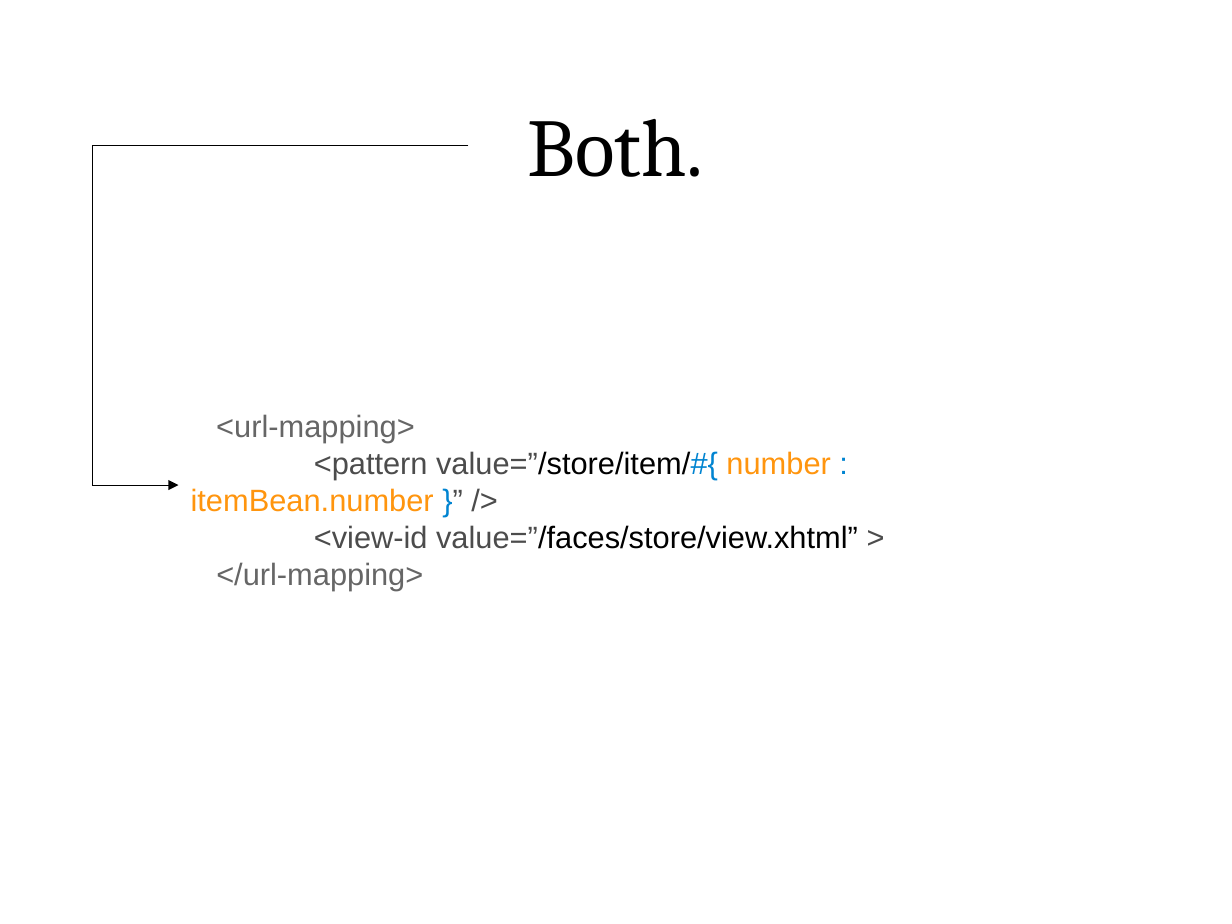
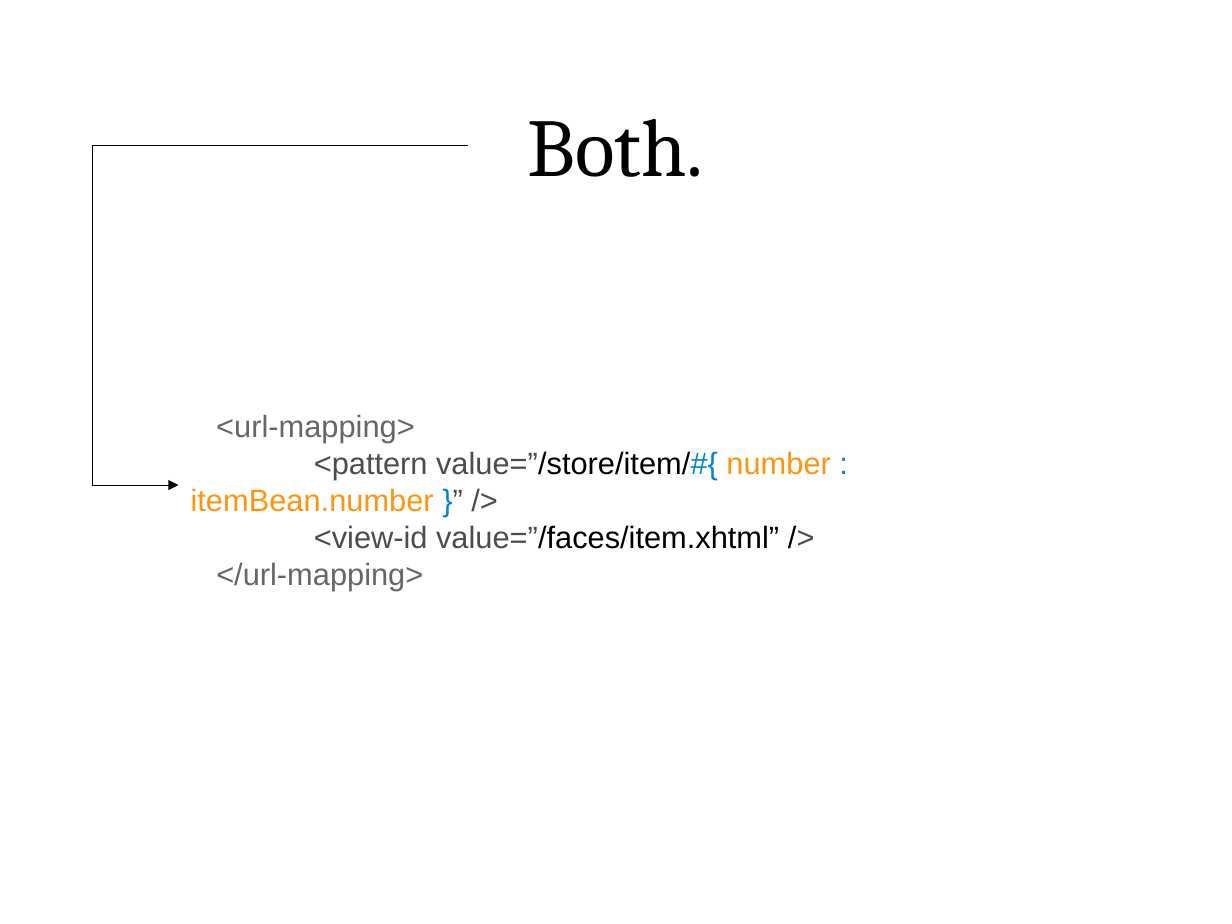
Before and after one commit to lincolnthree/talks, a slide deck: slide 46 of 2011_Beautiful_Java_EE_JAXConf.odp. Drawn at 1232x924 pixels with LibreOffice and Linux fonts; fonts in the diff are those of the drawing. Boxes give left, top, right and bottom in pixels: in the first picture for what was removed or moved away, otherwise in the second. Text is boxed around its words. In the diff, an @@ line names an element or a change of style, - is before the commit and + after.

Commit message:
updates

```diff
--- a/2011_Beautiful_Java_EE_JAXConf.odp
+++ b/2011_Beautiful_Java_EE_JAXConf.odp
@@ text at <box>216,525,779,590</box>: text changed @@
-<view-id value=”/faces/store/view.xhtml” >
-</url-mapping>
+<view-id value=”/faces/item.xhtml” />
+</url-mapping>
```
Also in this commit, not shown: 3 other slides changed, 1 slide added.
